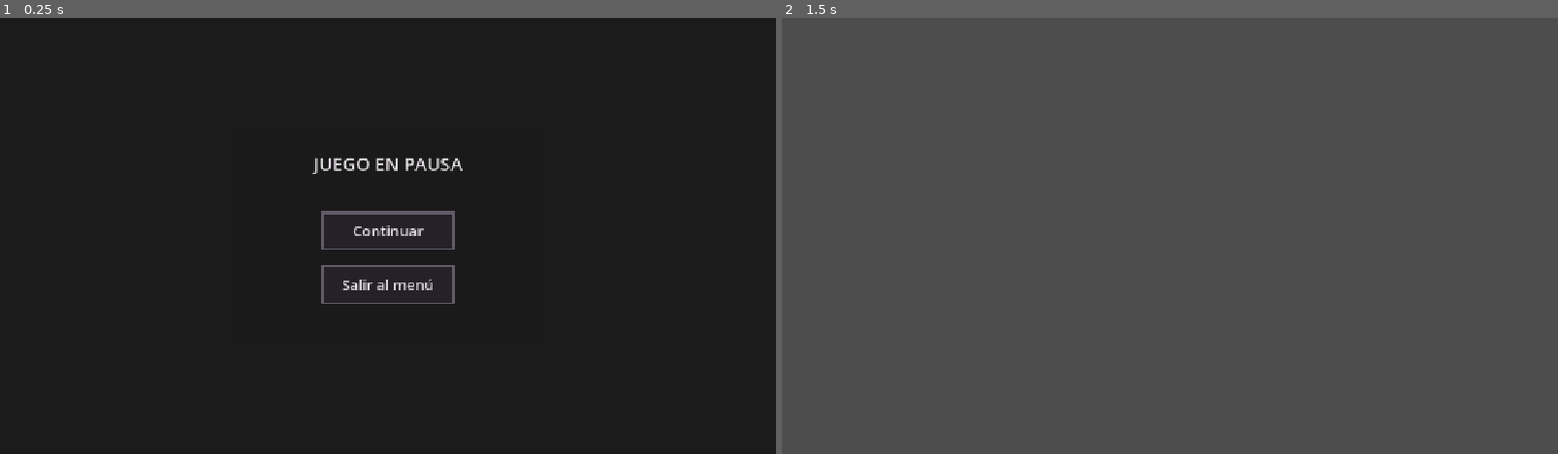
Above: before the commit, frames 1-2 (left to right).
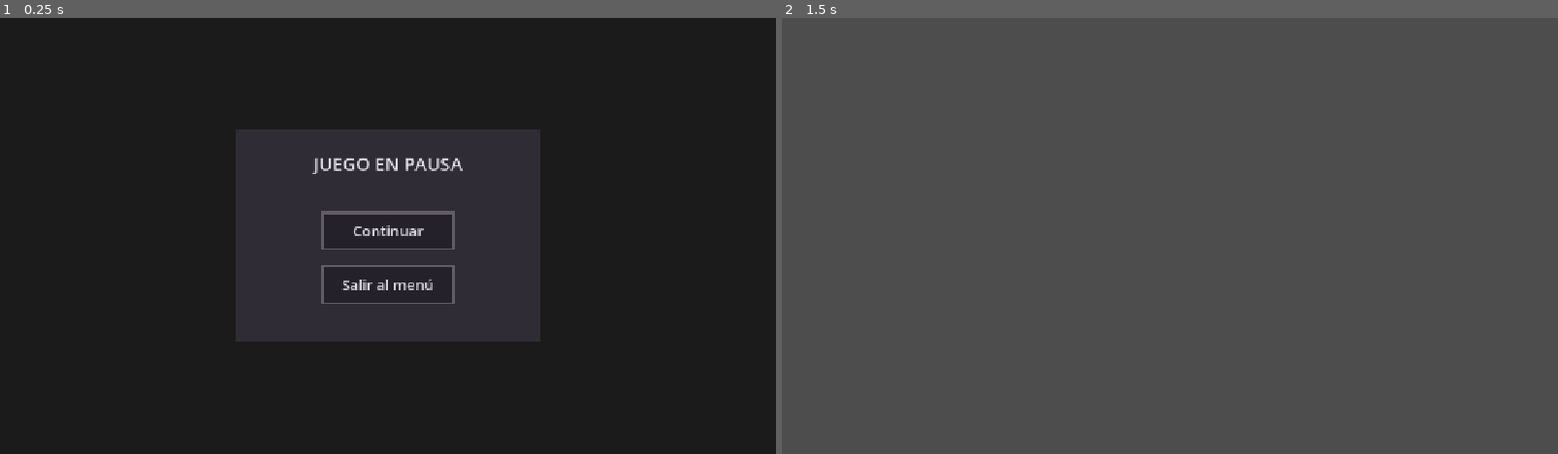
Above: after the commit, the same moments.

Repository: Gerd-U/brulkas
Game: Godot game, scene res://ui/pausa.tscn
Two runs of this game, one before a commit and one after it. Both use one fixed random seed, a clock stepped at 60 frames per second and the inputs below. This scene is started directly instead of the project's main scene.
Inputs (mouse positions are in pixels of both pictures, inside the frame that each line leads up to):
- Up to frame 1 (0.25 s): no input
- Up to frame 2 (1.5 s): click "Continuar" at 0.5 s; tap Enter (ui_accept) at 1.25 s; move the mouse to (1340, 214) at 1.27 s; hold D (move_right) from 1.28 s (still down); hold Shift (grab) from 1.28 s (still down); click (1340, 214) at 1.42 s

The runs differ from the first frame. In frame 1, 16% of the frame differs, in the area x 30-70%, y 25-75%; in frame 2, nothing differs.

Commit message:
Preparar sistema y controlador de pausa

Diff:
--- /dev/null
+++ b/ui/control_pausa.gd
@@ -0,0 +1,19 @@
+extends Node
+
+# Cargamos la escena de pausa.
+var escena_pausa = preload("res://ui/pausa.tscn")
+
+
+# Detectamos cuando se presiona ESC.
+func _unhandled_input(event: InputEvent) -> void:
+	if event.is_action_pressed("pause") and not get_tree().paused:
+
+		# Creamos la pantalla de pausa dentro del nivel actual.
+		var pausa = escena_pausa.instantiate()
+		get_tree().current_scene.add_child(pausa)
+
+		# Pausamos el juego.
+		get_tree().paused = true
+
+		# Evitamos procesar nuevamente la tecla.
+		get_viewport().set_input_as_handled()
--- /dev/null
+++ b/ui/control_pausa.tscn
@@ -0,0 +1,6 @@
+[gd_scene format=3 uid="uid://bxungcvddk2x5"]
+
+[ext_resource type="Script" uid="uid://b4gs4cji3025s" path="res://ui/control_pausa.gd" id="1_k1wtn"]
+
+[node name="Node" type="Node" unique_id=851561098]
+script = ExtResource("1_k1wtn")
--- a/ui/pausa.tscn
+++ b/ui/pausa.tscn
@@ -1,6 +1,9 @@
 [gd_scene format=3 uid="uid://63gl6x751fa2"]
 
 [ext_resource type="Script" uid="uid://dwxhd4hqhulb6" path="res://ui/pausa.gd" id="1_82k1r"]
+
+[sub_resource type="StyleBoxFlat" id="StyleBoxFlat_gbixf"]
+bg_color = Color(0.1882353, 0.17254902, 0.21176471, 1)
 
 [sub_resource type="StyleBoxFlat" id="StyleBoxFlat_fabxv"]
 bg_color = Color(0.14117648, 0.12941177, 0.16470589, 1)
@@ -34,6 +37,7 @@
 anchor_bottom = 1.0
 grow_horizontal = 2
 grow_vertical = 2
+mouse_filter = 2
 color = Color(0, 0, 0, 0.6509804)
 
 [node name="Panel" type="Panel" parent="." unique_id=1369826605]
@@ -49,6 +53,7 @@
 offset_bottom = 174.0
 grow_horizontal = 2
 grow_vertical = 2
+theme_override_styles/panel = SubResource("StyleBoxFlat_gbixf")
 
 [node name="Label" type="Label" parent="Panel" unique_id=62341273]
 layout_mode = 1
Not shown, added: ui/control_pausa.gd.uid
